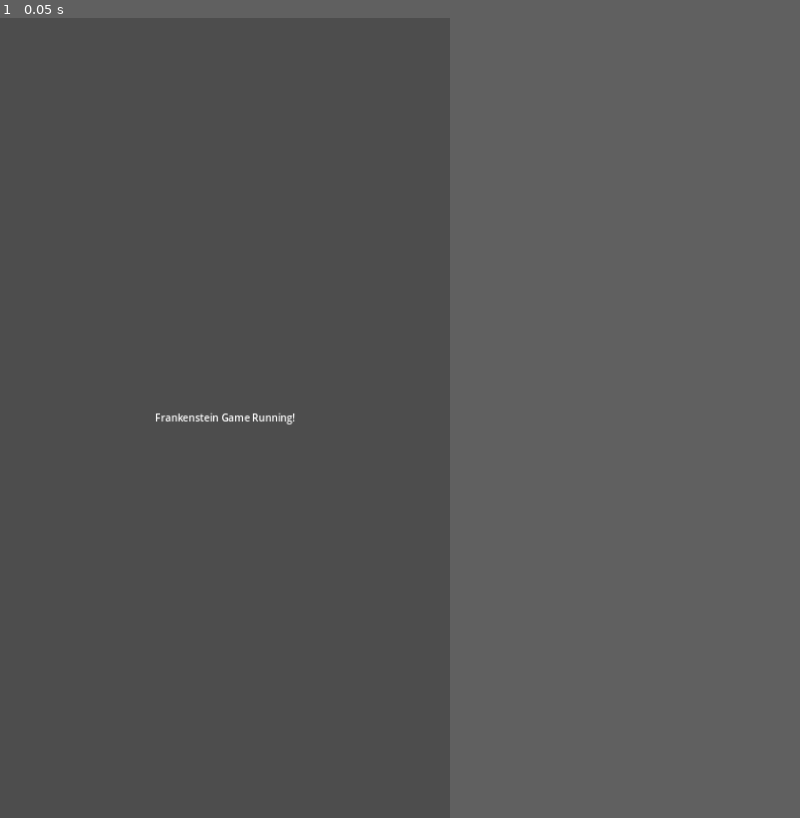
Above: before the commit, frame 1.
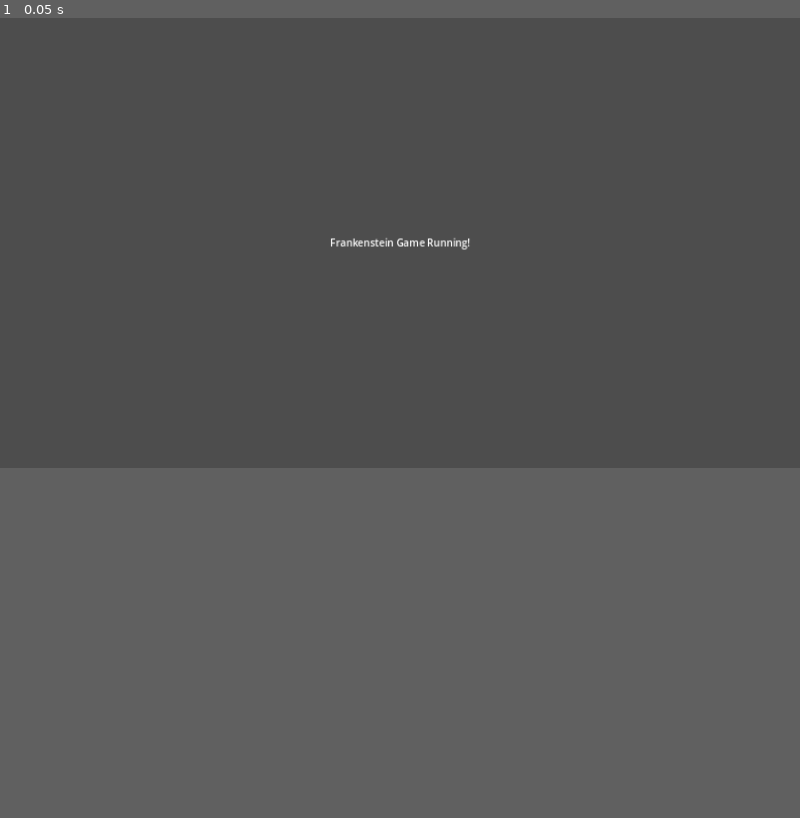
Above: after the commit, the same moment.

Repository: Gass-OS/Frankenstein
Game: Godot game, scene res://main.tscn
Two runs of this game, one before a commit and one after it. Both use one fixed random seed, a clock stepped at 60 frames per second and the inputs below. After the commit the project has no main scene; this scene is started directly in both runs.
Inputs:
- Up to frame 1 (0.05 s): no input
In our replay, the window is 450x800 before the commit and 800x450 after it. These sizes can differ from the game's own. Grey fills any space a smaller window leaves; there, only what the larger window draws over its background counts as a difference.

The runs differ from the first frame. In frame 1, 0.2% of the frame differs, in the area x 19-59%, y 27-51%.

Commit message:
Update project configuration for Kasserine Kart Rally

Diff:
--- a/project.godot
+++ b/project.godot
@@ -3,13 +3,20 @@
 
 [application]
 
-config/name="Frankenstein"
-run/main_scene="res://main.tscn"
-config/features=PackedStringArray("4.3", "Forward Plus")
+config/name="Kasserine Kart Rally"
+run/main_scene="res://track.tscn"
+config/features=PackedStringArray("4.3", "GL Compatibility")
 
 [display]
 
-window/size/viewport_width=720
-window/size/viewport_height=1280
+window/size/viewport_width=1280
+window/size/viewport_height=720
+window/size/mode=0
 window/stretch/mode="canvas_items"
-window/handheld/orientation=1
+window/stretch/aspect="keep"
+window/handheld/orientation=4
+
+[rendering]
+
+renderer/rendering_method="gl_compatibility"
+renderer/rendering_method.mobile="gl_compatibility"
